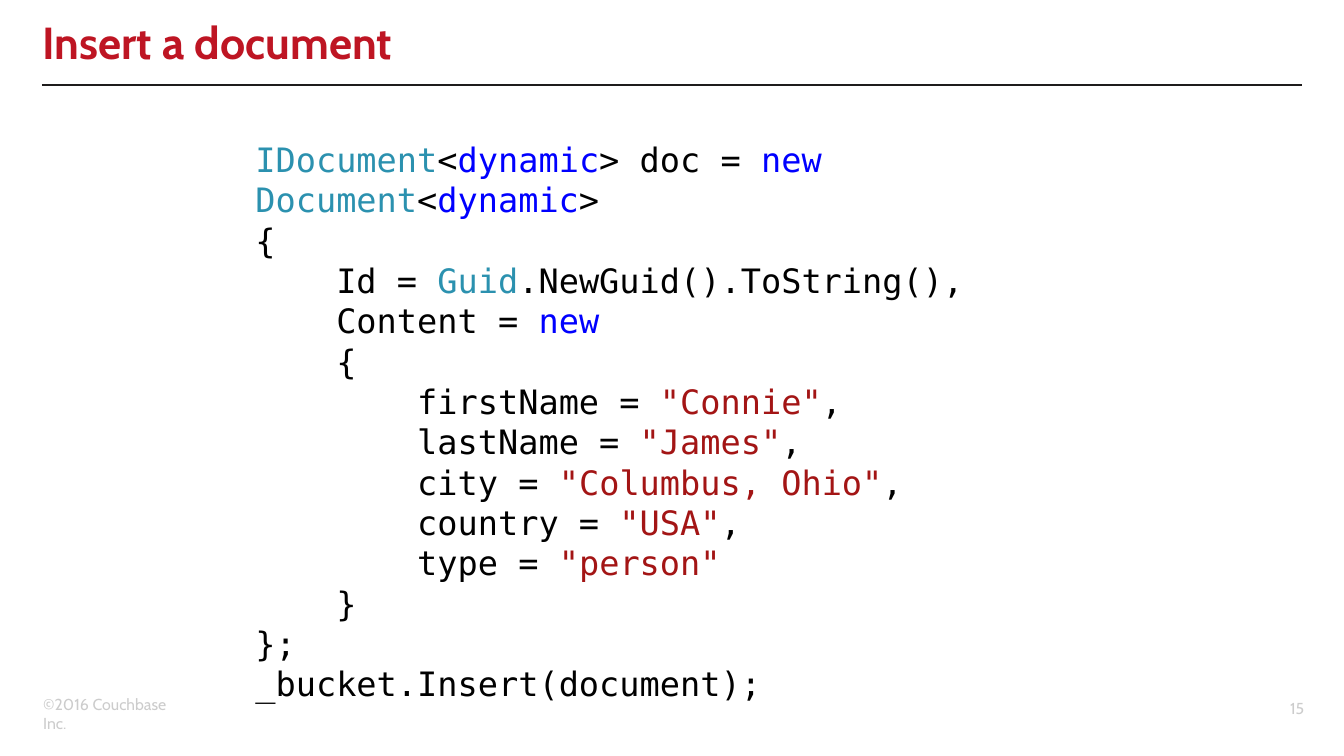
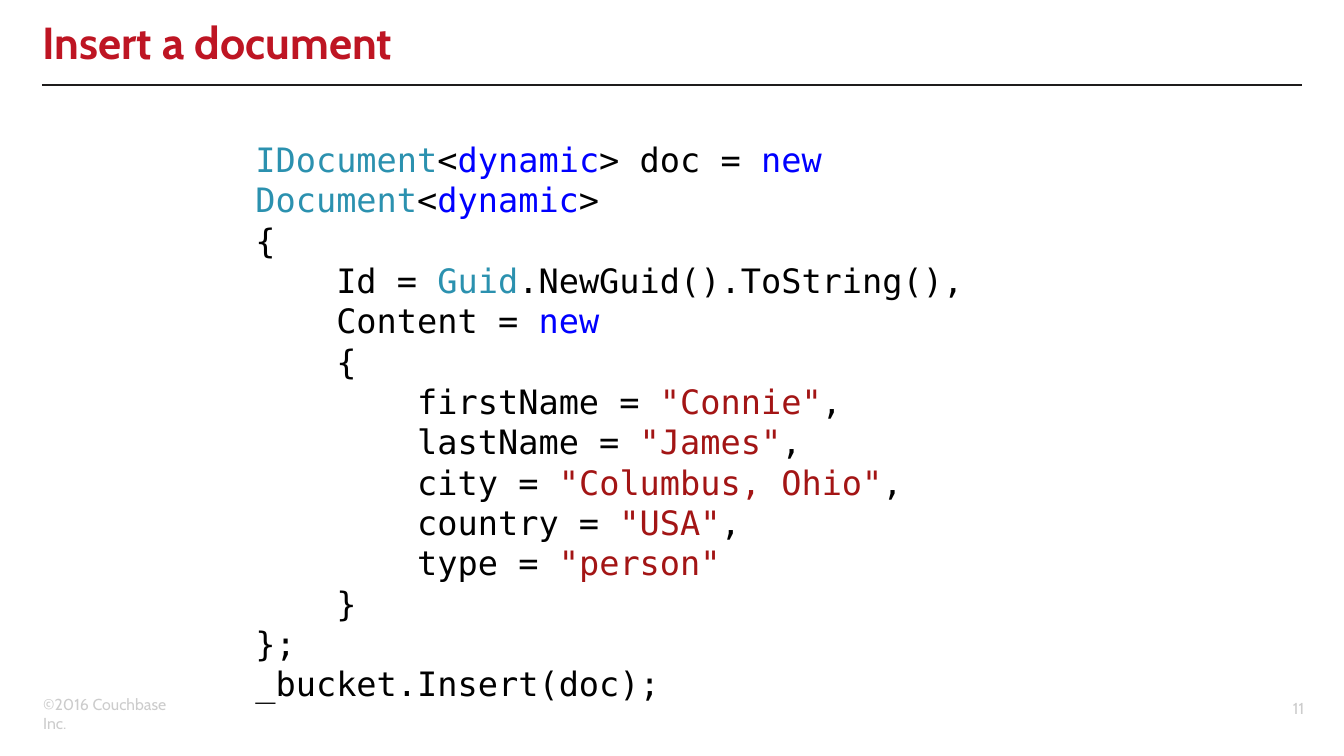
Before and after one commit to couchbaselabs/aspnet-nosql-workshop, a slide deck: slide 11 of 02/02.pptx (slide 15 before the commit). Drawn at 1344x756 pixels with LibreOffice and Linux fonts; fonts in the diff are those of the drawing; background and template pictures are left out. Boxes give left, top, right and bottom in pixels: in the first picture for what was removed or moved away, otherwise in the second. Text is boxed around its words. In the diff, an @@ line names an element or a change of style, - is before the commit and + after.

```diff
--- a/02/02.pptx
+++ b/02/02.pptx
@@ text at [255, 670, 660, 704]: text changed @@
-_bucket.Insert(document);
+_bucket.Insert(doc);
@@ page number at [1293, 703, 1304, 714]: text changed @@
-15
+11
```
Also in this commit, not shown: 5 other slides changed, 4 slides added, 6 slides removed.
